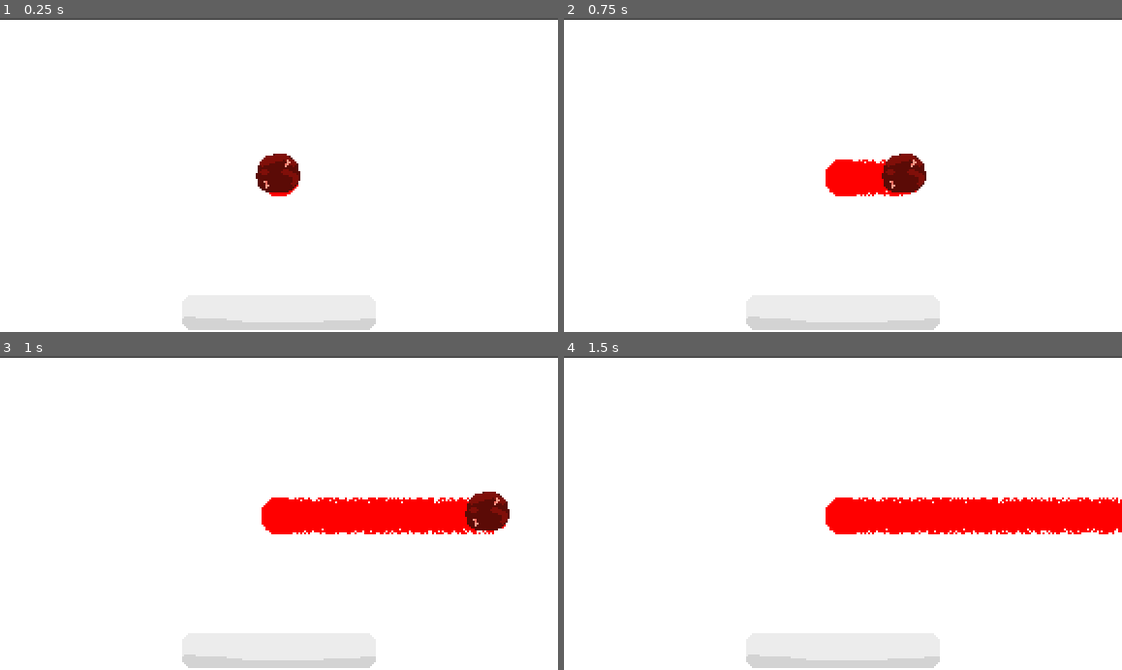
Above: before the commit, frames 1-4 (two rows, left to right).
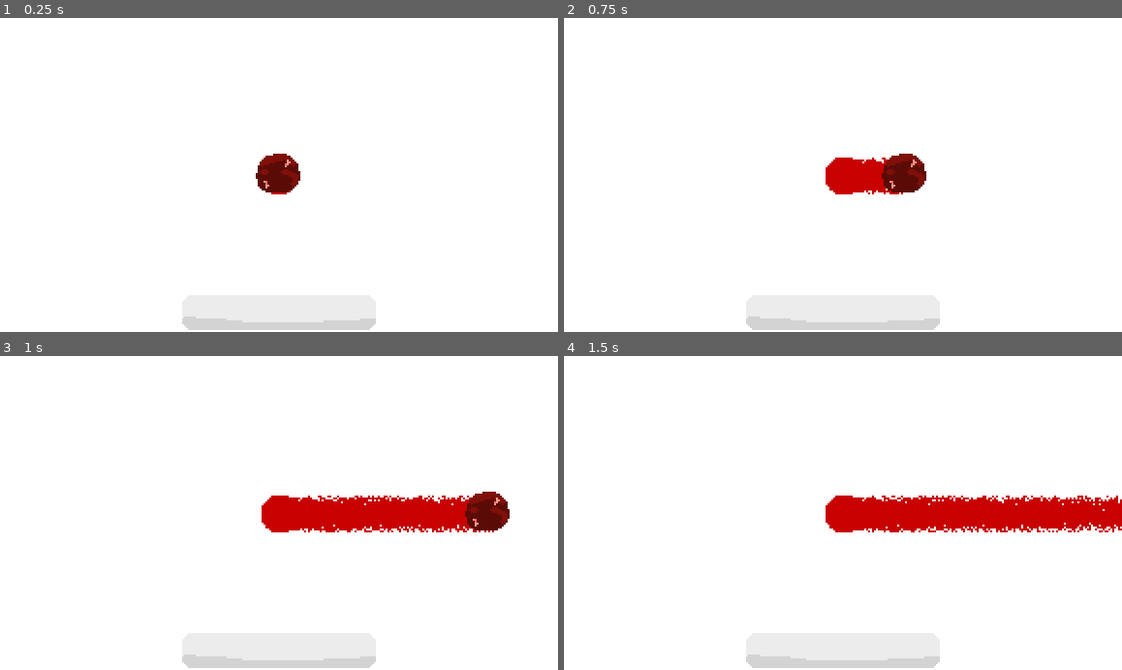
Above: after the commit, the same moments.

Repository: fawfle/blood-jam-cu
Game: Godot game, scene res://scenes/main.tscn
The game is run twice, just before and just after one commit, with the same random seed, the same clock (stepped at 60 frames per second) and the same inputs.
Inputs:
- Up to frame 1 (0.25 s): no input
- Up to frame 2 (0.75 s): tap Enter at 0.5 s; hold D (right) from 0.53 s (still down); tap Shift (dash) at 0.6 s
- Up to frame 3 (1 s): keep holding D (right)
- Up to frame 4 (1.5 s): release D (right) at 1.28 s; hold S (backward) from 1.28 s (still down); tap Shift (dash) at 1.35 s

The runs differ from the first frame. In frame 1, 0.7% of the frame differs, in the area x 0-100%, y 0-57%; in frame 2, 1.8%; in frame 3, 4.9%; in frame 4, 6.6%.

Commit message:
global player

Diff:
--- a/scenes/ground/ground.gd
+++ b/scenes/ground/ground.gd
@@ -2,6 +2,8 @@
 
 var blood_image: Image;
 @export var blood_texture: ImageTexture
+
+@export var blood_color: Color = Color(1, 0, 0, 1)
 
 var room_size: Vector2i = Vector2i(288, 162)
 
@@ -33,7 +35,7 @@
 			# check if it's in circle
 			var pos: Vector2i = Vector2i(x, y)
 			var distance = circle_pos.distance_to(pos)
-			var ignore_chance = 1 - pow((distance / radius), 5)
+			var ignore_chance = 1 - pow((distance / radius), 3)
 
 			if distance < radius and randf() < ignore_chance:
 				# random chance to not paint based on distance
@@ -53,7 +55,7 @@
 	var current_color = blood_image.get_pixel(x, y)
 	if current_color == Color(1, 1, 1, 1): return false
 
-	blood_image.set_pixel(x, y, Color(1, 0, 0, 1))
+	blood_image.set_pixel(x, y, blood_color)
 	blood_texture.set_image(blood_image)
 	return true
 
--- a/scenes/ground/ground.tscn
+++ b/scenes/ground/ground.tscn
@@ -16,8 +16,9 @@
 width = 288
 height = 162
 
-[node name="Floor" type="Sprite2D"]
+[node name="Ground" type="Sprite2D"]
 material = SubResource("ShaderMaterial_n0mj7")
 texture = SubResource("GradientTexture2D_w0xbj")
 script = ExtResource("2_n0mj7")
 blood_texture = ExtResource("2_1w6he")
+blood_color = Color(0.7905676, 3.7541986e-06, 3.85046e-07, 1)
--- a/scenes/main.tscn
+++ b/scenes/main.tscn
@@ -9,7 +9,6 @@
 [node name="Camera2D" type="Camera2D" parent="."]
 
 [node name="Floor" parent="." instance=ExtResource("1_0wfyh")]
-position = Vector2(0, 1)
 
 [node name="Player" parent="." instance=ExtResource("1_o5qli")]
 move_acceleration = 400.0
--- a/scenes/player/player.gd
+++ b/scenes/player/player.gd
@@ -1,4 +1,4 @@
-extends CharacterBody2D
+class_name Player extends CharacterBody2D
 
 @export var move_acceleration: float = 400.0
 @export var stop_acceleration: float = 800.0
@@ -17,6 +17,9 @@
 
 var last_movement_input: Vector2 = Vector2.RIGHT
 var movement_input := Vector2.ZERO
+
+func _init() -> void:
+	Global.player = self
 
 func _physics_process(delta: float) -> void:
 	update_size()
--- a/scenes/player/player.tscn
+++ b/scenes/player/player.tscn
@@ -4,16 +4,10 @@
 [ext_resource type="Texture2D" uid="uid://bm24yxn6r6ubk" path="res://sprites/player-mid-single.png" id="2_dovo2"]
 
 [sub_resource type="CircleShape2D" id="CircleShape2D_x7p2l"]
-radius = 12.0
+radius = 9.0
 
 [node name="Player" type="CharacterBody2D"]
 script = ExtResource("1_8afob")
-move_acceleration = null
-stop_acceleration = null
-max_speed = null
-min_dash_speed = null
-dash_multiplier = null
-bounce_multiplier = null
 
 [node name="Sprite2D" type="Sprite2D" parent="."]
 texture = ExtResource("2_dovo2")
--- a/scripts/global.gd
+++ b/scripts/global.gd
@@ -2,4 +2,5 @@
 
 var blood: int = 100
 
+var player: Player
 var ground: Ground
